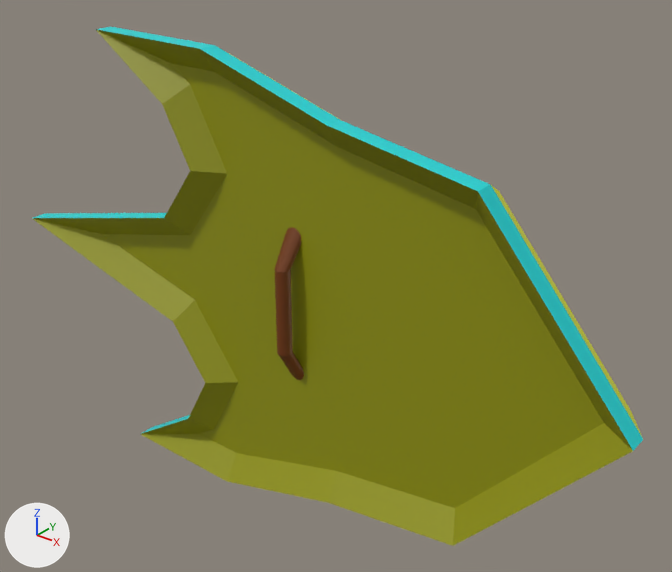
Two versions of the FBX model Assets/Resources/Models/Items/Shield.fbx, one commit apart.
Both versions are drawn from a 50 mm camera at (-8.819, -1.572, -0.391) aimed at (-10.12, 0.054, -1.398). The axes (+X, +Y, +Z) are drawn at lower left. The lights are the same throughout. Where no turn or scale is listed for an object, it has been applied to the vertices.

Objects in the first picture: 'Shield'.
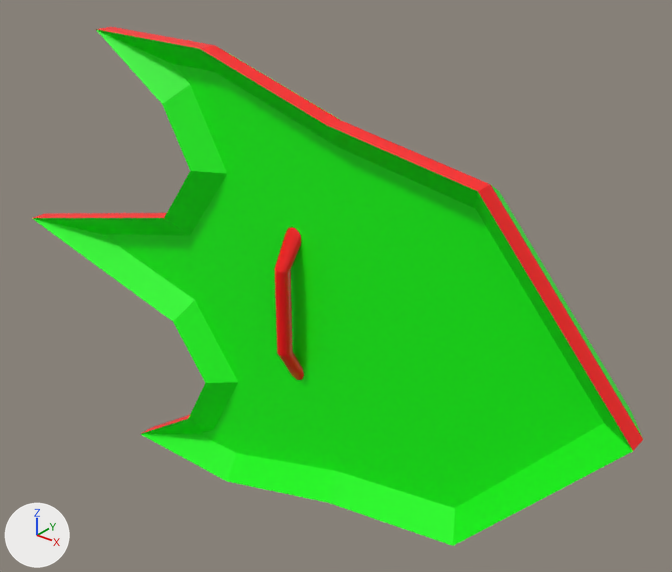
The newer file is also turned or shifted as a whole; pictures and numbers use the older file's frame.

What differs and where, as boxes [x1, y1, x2, y2] in the pictures (672 x 572 px):
part 1 of me_цилиндр_002, recoloured (brown to red)
    both: [275, 227, 304, 380]
part 2 of me_цилиндр_002, recoloured (cyan to red)
    both: [33, 27, 643, 451]
part 3 of me_цилиндр_002, recoloured
    both: [225, 51, 643, 438]
part 4 of me_цилиндр_002, recoloured (yellow to green)
    both: [32, 30, 633, 546]

What the commit changed:
Material 'Blue' (mat_blue) is new.
Its base color is (0.0, 0.0, 1.0) (blue #0000ff).
Material 'Green' (mat_green) is new.
Its base color is (0.0, 1.0, 0.0) (green #00ff00).
Material 'Red' (mat_red) is new.
Its base color is (1.0, 0.0, 0.0) (red #ff0000).
Its roughness is 0.4.
me_цилиндр_002 has 237 vertices, 207 faces and spans x -1.1..0.75, y -0.13..0.09, z -0.38..0.81.
me_цилиндр_002 is used by ob_shield; location (-10.027, 0.0, -1.624).
me_цилиндр_002 no longer uses material mat_center (yellow #c8c600).
me_цилиндр_002 part 1: all 98 faces that had it switch from mat_hand (brown #743800) to mat_red (red #ff0000).
me_цилиндр_002 part 2: all 22 faces that had it switch from mat_diamond (cyan #00d3d3) to mat_red (red #ff0000).
me_цилиндр_002 part 3: all 62 faces that had it switch from mat_main_002 (yellow #e7e900) to mat_green (green #00ff00).
me_цилиндр_002 part 4: all 17 faces that had it switch from mat_back (yellow #939500) to mat_green (green #00ff00).
me_цилиндр_002 now uses material mat_blue (blue #0000ff).
